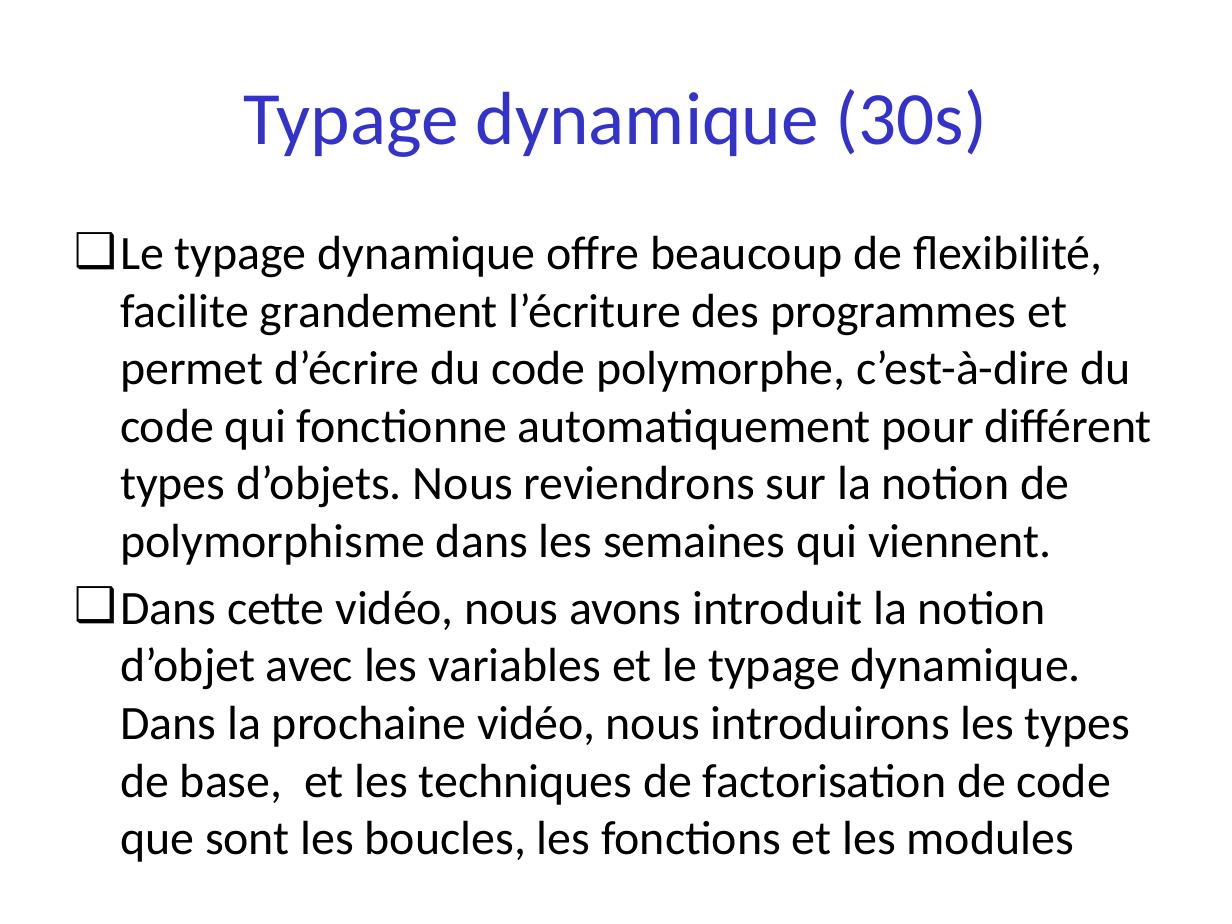
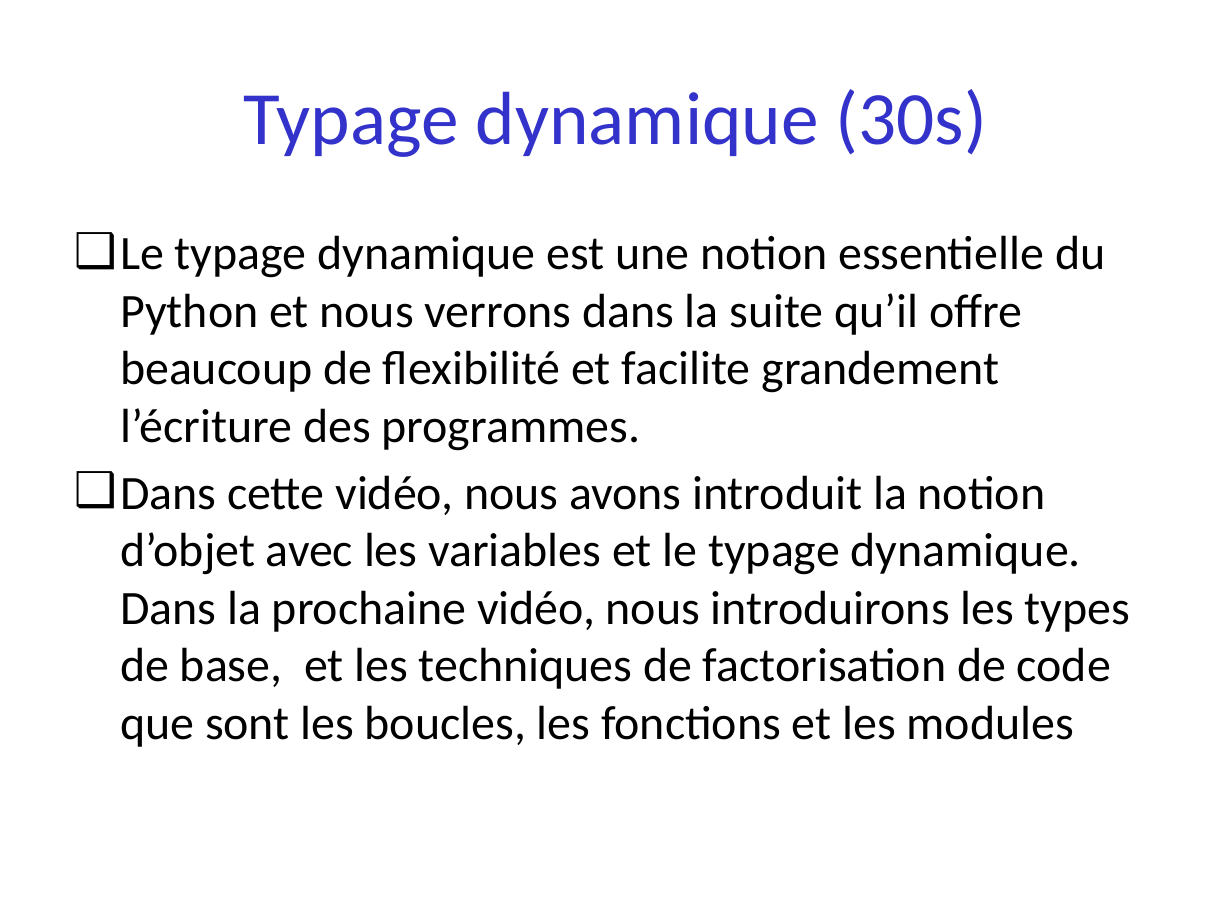
Before and after one commit to parmentelat/flotpython-archive, a slide deck: slide 9 of semaine2/semaine2-0.pptx (slide 12 before the commit). Drawn at 1232x924 pixels with LibreOffice and Linux fonts; fonts in the diff are those of the drawing. Boxes give left, top, right and bottom in pixels: in the first picture for what was removed or moved away, otherwise in the second. Text is boxed around its words. In the diff, an @@ line names an element or a change of style, - is before the commit and + after.

Commit message:
J'ai supprimé de la semaine 0 toutes référence à if, for, fonctions et modules. C'est beaucoup trop compliqué pour la première semaine. Il faut introduire pleins de notions à la fois (bloc d'instruction, indentation, expression évaluant à un booléen, etc.) c'est beaucoup trop, je n'ai pas réussi à présenter ça de manière claire aussi tôt. À la place, je vais introduire ces notions entre la présentation des types de base.

```diff
--- a/semaine2/semaine2-0.pptx
+++ b/semaine2/semaine2-0.pptx
@@ text at [120,235,1105,451]: text changed @@
-❑ Le typage dynamique offre beaucoup de flexibilité, facilite grandement l’écriture des programmes et permet d’écrire du code polymorphe, c’est-à-dire du code qui fonctionne automatiquement pour différent types d’objets. Nous reviendrons sur la notion de polymorphisme dans les semaines qui viennent.
+❑ Le typage dynamique est une notion essentielle du Python et nous verrons dans la suite qu’il offre beaucoup de flexibilité et facilite grandement l’écriture des programmes.
```
Also in this commit, not shown: 4 other slides changed, 2 slides added, 2 slides removed.
